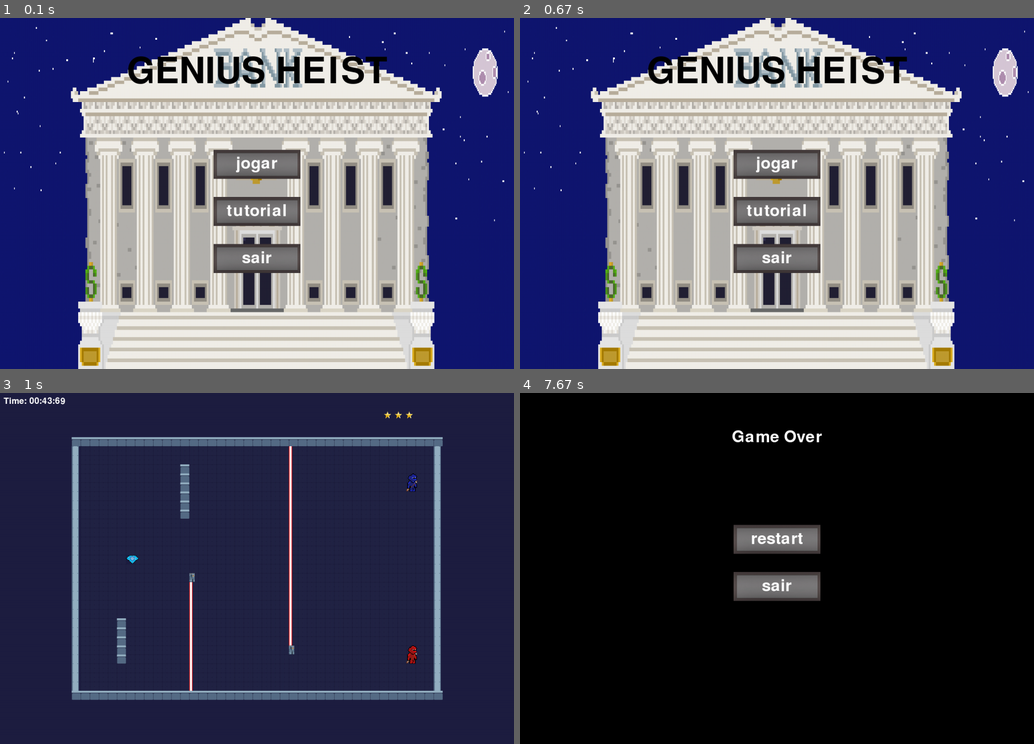
Above: before the commit, frames 1-4 (two rows, left to right).
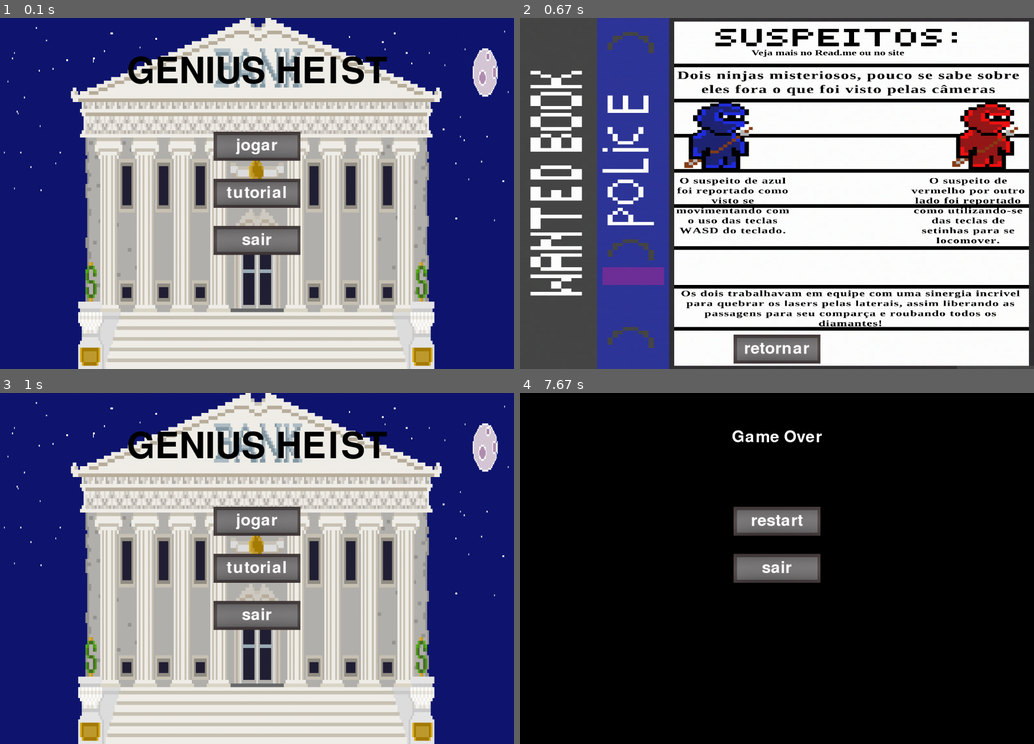
Above: after the commit, the same moments.

Repository: insper-classroom/devlife-23-1-projeto-pygame-gustavoc_sarti
Game: pygame game, started from main.py
Two runs of this game, one before a commit and one after it. Both use one fixed random seed, a clock stepped at 60 frames per second and the inputs below.
Inputs (mouse positions are in pixels of both pictures, inside the frame that each line leads up to):
- Up to frame 1 (0.1 s): no input
- Up to frame 2 (0.67 s): press the mouse at (777, 193) at 0.37 s; move the mouse to (833, 189) at 0.47 s; release the mouse at (895, 186) at 0.6 s
- Up to frame 3 (1 s): press the mouse at (257, 722) at 0.7 s; move the mouse to (277, 631) at 0.8 s; release the mouse at (292, 540) at 0.93 s
- Up to frame 4 (7.67 s): press the mouse at (777, 519) at 1.03 s; move the mouse to (684, 596) at 1.13 s; release the mouse at (597, 670) at 1.27 s; hold Right 1.33-1.8 s; move the mouse to (710, 593) at 1.37 s; hold Up 1.83-2.13 s; hold W 1.83-2.13 s; move the mouse to (972, 701) at 1.87 s; hold Right 2.17-2.63 s; hold D 2.17-2.63 s; move the mouse to (622, 463) at 2.2 s; hold Right 2.67-3.2 s; hold D 2.67-3.2 s; move the mouse to (586, 543) at 2.7 s; hold Down 3.23-3.53 s; hold S 3.23-3.53 s; move the mouse to (761, 564) at 3.27 s; hold Right 3.57-3.97 s; hold D 3.57-3.97 s; move the mouse to (915, 607) at 3.6 s; hold Up 4-4.37 s; hold W 4-4.37 s; move the mouse to (884, 522) at 4.03 s; hold Right 4.4-5.03 s; hold D 4.4-5.03 s; move the mouse to (823, 466) at 4.43 s; hold Down 5.07-5.43 s; hold S 5.07-5.43 s; move the mouse to (818, 628) at 5.1 s; hold Right 5.47-5.93 s; hold D 5.47-5.93 s; move the mouse to (771, 572) at 5.5 s; hold Right 5.97-6.43 s; hold D 5.97-6.43 s; move the mouse to (838, 600) at 6 s; hold Up 6.47-6.77 s; hold W 6.47-6.77 s; move the mouse to (602, 480) at 6.5 s; hold Right 6.8-7.27 s; hold D 6.8-7.27 s; move the mouse to (848, 589) at 6.83 s; hold Left from 7.3 s (still down); hold A from 7.3 s (still down); move the mouse to (828, 564) at 7.33 s

The runs differ from the first frame. In frame 1, 6.0% of the frame differs, in the area x 41-59%, y 32-73%; in frame 2, 88%; in frame 3, 98%, in the area x 0-100%, y 0-100%; in frame 4, 4.1%.

Commit message:
Trabalho final e pronto - ultima entrega

Diff:
--- a/functions.py
+++ b/functions.py
@@ -39,7 +39,18 @@
     y_start = (SCREEN_HEIGHT - (len(self.botoes) * (self.button_height + 20))) // 2
     botoes_criados = 0
     for i, label in enumerate(self.botoes):
-        if label in botoes_desejados:
+        #Criação de menu dedicada para o tutorial, visto que o botão deve estar em uma posição exata
+        if botoes_desejados == ['retornar']:
+            botao = self.fonte.render(label, True, (255, 255, 255))
+            text_width, text_height = botao.get_size()
+            x_button = (SCREEN_WIDTH - self.button_width) // 2
+            y_button = y_start + 690
+            x_text = (SCREEN_WIDTH - text_width) // 2
+            y_text = y_button + (self.button_height - text_height) // 2
+            self.window.blit(self.button, (x_button, y_button))
+            self.window.blit(botao, (x_text, y_text))
+            self.lista_btn_criado[label] = {'cord_x': x_button, 'cord_y': y_button}
+        elif label in botoes_desejados:
             #Cria a interface grafica dos botoes
             botoes_criados += 1
             botao = self.fonte.render(label, True, (255, 255, 255))
@@ -52,20 +63,6 @@
             self.window.blit(botao, (x_text, y_text))
             self.lista_btn_criado[label] = {'cord_x': x_button, 'cord_y': y_button}
 
-
-#Codigo da colisao com botões DO MENU
-def clique_jogar(self):
-        if (
-            self.lista_btn_criado['jogar']['cord_x'] <= self.mouse_pos[0] and
-            self.mouse_pos[0] <= self.lista_btn_criado['jogar']['cord_x'] + self.button_width and
-            self.lista_btn_criado['jogar']['cord_y'] <= self.mouse_pos[1] and
-            self.mouse_pos[1] <= self.lista_btn_criado['jogar']['cord_y'] + self.button_height
-            ):
-            self.reset()
-            pygame.mixer.music.play(-1)
-            self.atual = 1
-
-
 def clique_tutorial(self):
         if (
             self.lista_btn_criado['tutorial']['cord_x'] <= self.mouse_pos[0] and
@@ -74,15 +71,6 @@
             self.mouse_pos[1] <= self.lista_btn_criado['tutorial']['cord_y'] + self.button_height
             ):
             self.atual = 6
-
-def clique_sair(self):
-        if (
-            self.lista_btn_criado['sair']['cord_x'] <= self.mouse_pos[0] and
-            self.mouse_pos[0] <= self.lista_btn_criado['sair']['cord_x'] + self.button_width and
-            self.lista_btn_criado['sair']['cord_y'] <= self.mouse_pos[1] and
-            self.mouse_pos[1] <= self.lista_btn_criado['sair']['cord_y'] + self.button_height
-            ):
-            self.quit = True
 
 #Função do botao da tela de vitoria
 def clique_menu(self):
@@ -94,6 +82,7 @@
             ):
             self.atual = 0
 
+#Função de retornar dedicada para o game over
 def restart(self):
         if (
             self.lista_btn_criado['restart']['cord_x'] <= self.mouse_pos[0] and
@@ -104,3 +93,59 @@
             self.reset()
             pygame.mixer.music.play(-1)
             self.atual = 1
+
+#Função de retornar dedicada para o tutorial
+def clique_retornar(self):
+        if (
+            self.lista_btn_criado['retornar']['cord_x'] <= self.mouse_pos[0] and
+            self.mouse_pos[0] <= self.lista_btn_criado['retornar']['cord_x'] + self.button_width and
+            self.lista_btn_criado['retornar']['cord_y'] <= self.mouse_pos[1] and
+            self.mouse_pos[1] <= self.lista_btn_criado['retornar']['cord_y'] + self.button_height
+            ):
+            self.atual = 0
+
+#Função responsavel por todas as interações de tela e botões do menu
+def botoes_menu(self):
+    if (
+        self.lista_btn_criado['jogar']['cord_x'] <= self.mouse_pos[0] and
+        self.mouse_pos[0] <= self.lista_btn_criado['jogar']['cord_x'] + self.button_width and
+        self.lista_btn_criado['jogar']['cord_y'] <= self.mouse_pos[1] and
+        self.mouse_pos[1] <= self.lista_btn_criado['jogar']['cord_y'] + self.button_height
+        ):
+        self.reset()
+        pygame.mixer.music.play(-1)
+        self.atual = 1
+
+    elif (
+        self.lista_btn_criado['tutorial']['cord_x'] <= self.mouse_pos[0] and
+        self.mouse_pos[0] <= self.lista_btn_criado['tutorial']['cord_x'] + self.button_width and
+        self.lista_btn_criado['tutorial']['cord_y'] <= self.mouse_pos[1] and
+        self.mouse_pos[1] <= self.lista_btn_criado['tutorial']['cord_y'] + self.button_height
+        ):
+        self.atual = 6
+
+    elif (
+        self.lista_btn_criado['sair']['cord_x'] <= self.mouse_pos[0] and
+        self.mouse_pos[0] <= self.lista_btn_criado['sair']['cord_x'] + self.button_width and
+        self.lista_btn_criado['sair']['cord_y'] <= self.mouse_pos[1] and
+        self.mouse_pos[1] <= self.lista_btn_criado['sair']['cord_y'] + self.button_height
+        ):
+        self.quit = True
+
+def botoes_game_over(self):
+    if (
+        self.lista_btn_criado['restart']['cord_x'] <= self.mouse_pos[0] and
+        self.mouse_pos[0] <= self.lista_btn_criado['restart']['cord_x'] + self.button_width and
+        self.lista_btn_criado['restart']['cord_y'] <= self.mouse_pos[1] and
+        self.mouse_pos[1] <= self.lista_btn_criado['restart']['cord_y'] + self.button_height
+        ):
+        self.reset()
+        pygame.mixer.music.play(-1)
+        self.atual = 1
+    elif (
+        self.lista_btn_criado['sair']['cord_x'] <= self.mouse_pos[0] and
+        self.mouse_pos[0] <= self.lista_btn_criado['sair']['cord_x'] + self.button_width and
+        self.lista_btn_criado['sair']['cord_y'] <= self.mouse_pos[1] and
+        self.mouse_pos[1] <= self.lista_btn_criado['sair']['cord_y'] + self.button_height
+        ):
+        self.quit = True
--- a/game.py
+++ b/game.py
@@ -53,11 +53,13 @@
         self.mapa()
         self.timer = Timer(TIMER1)
 
+        #Variaveis de controle de nivel e estado de jogo
         self.defeat = False
         self.victory = False
         self.quit = False
         self.nivel = ['menu','nivel1','nivel2','nivel3', 'win_screen', 'game_over', 'tutorial']
         self.atual = 0
+
         #Start music
         pygame.mixer.music.load('assets/sounds/sounds_misc/ogg/background_music.ogg')
         pygame.mixer.music.play(-1)
@@ -82,9 +84,11 @@
         self.background = pygame.transform.scale(background,(1420,969))
         background_win = pygame.image.load('assets/images/menu/win.png')
         self.background_win = pygame.transform.scale(background_win,(1420,969))
+        background_tutorial = pygame.image.load('assets/images/menu/background_tutorial.jpg')
+        self.background_tutorial = pygame.transform.scale(background_tutorial,(1420,969))
 
         #Configura texto dos botões e menus
-        self.botoes = ['jogar','tutorial', 'restart','sair', 'MENU!']
+        self.botoes = ['jogar','tutorial', 'restart','sair', 'MENU!', 'retornar']
         self.fonte_padrao = pygame.font.get_default_font()
         self.fonte = pygame.font.Font(self.fonte_padrao, 45)
         self.fonte_titulo = pygame.font.Font(self.fonte_padrao, 100)
@@ -99,31 +103,22 @@
                 pygame.quit()
                 sys.exit()
 
-            if event.type == pygame.MOUSEBUTTONUP:
+            if event.type == pygame.MOUSEBUTTONDOWN:
                 if self.nivel[self.atual] == 'menu':
-                    functions.clique_jogar(self)
-                    functions.clique_tutorial(self)
-                    functions.clique_sair(self)
-                    #Lista deve ser constantemente resetada, para evitar conflito entre botões de mesmo nome
-                    self.lista_btn_criado = {}
+                    functions.botoes_menu(self)
 
                 elif self.nivel[self.atual] == 'game_over':
-                    functions.clique_jogar(self)
-                    functions.clique_sair(self)
-                    #Lista deve ser constantemente resetada, para evitar conflito entre botões de mesmo nome
-                    self.lista_btn_criado = {}
+                    functions.botoes_game_over(self)
 
                 elif self.nivel[self.atual] == 'win_screen':
                     functions.clique_menu(self)
-                    #Lista deve ser constantemente resetada, para evitar conflito entre botões de mesmo nome
-                    self.lista_btn_criado = {}
+
+                elif self.nivel[self.atual] == 'tutorial':
+                    functions.clique_retornar(self)
 
         functions.player_hit(self)
         functions.laser_break(self)
         functions.won(self)
-
-        if self.victory:
-            print('victory')
 
         if self.quit:
             return False
@@ -179,6 +174,7 @@
         self.mapa()
         self.defeat = False
         self.victory = False
+        self.lista_btn_criado = {}
 
 
     def desenha(self):
@@ -214,27 +210,23 @@
             functions.cria_botoes(self,SCREEN_WIDTH,SCREEN_HEIGHT,['jogar','tutorial','sair'],self.mouse_pos[0],self.mouse_pos[1])
 
         #Desenha a victory screen do jogo
-        if self.nivel[self.atual] == 'win_screen':
+        elif self.nivel[self.atual] == 'win_screen':
             self.window.blit(self.background_win, (0, 0))
-            self.window.blit(self.titulo_win, ((SCREEN_WIDTH - self.titulo_win.get_width()) / 2, 300))
+            self.window.blit(self.titulo_win, ((SCREEN_WIDTH - self.titulo_win.get_width()) / 2, 200))
             functions.cria_botoes(self,SCREEN_WIDTH,SCREEN_HEIGHT,['MENU!'],self.mouse_pos[0],self.mouse_pos[1])
 
 
         #Desenha a tela de game over do jogo
-        if self.nivel[self.atual] == 'game_over':
+        elif self.nivel[self.atual] == 'game_over':
             self.window.fill((0, 0, 0))
             self.window.blit(self.titulo_game_over, ((SCREEN_WIDTH - self.titulo_game_over.get_width()) // 2, 100))
             self.button_width, self.button_height = self.button.get_size()
             functions.cria_botoes(self,SCREEN_WIDTH,SCREEN_HEIGHT,['restart','sair'],self.mouse_pos[0],self.mouse_pos[1])
 
-                # self.resultado = self.fonte.render(f'Voce conseguiu {score} estrelas', True, (255,255,255))
-                # self.window.blit(self.resultado)
-
-        if self.nivel[self.atual] == 'tutorial':
-            self.window.fill((0, 0, 0))
-            self.window.blit(self.titulo_game_over, ((SCREEN_WIDTH - self.titulo_game_over.get_width()) // 2, 100))
-            self.button_width, self.button_height = self.button.get_size()
-            functions.cria_botoes(self,SCREEN_WIDTH,SCREEN_HEIGHT,['restart','sair'],self.mouse_pos[0],self.mouse_pos[1])
+        #O tutorial se trata do texto em uma imagem de fundo, pois sentimos que este era mais pratico e util deste modo
+        elif self.nivel[self.atual] == 'tutorial':
+            self.window.blit(self.background_tutorial, (0, 0))
+            functions.cria_botoes(self,SCREEN_WIDTH,SCREEN_HEIGHT,['retornar'],self.mouse_pos[0],self.mouse_pos[1])
 
 
 # alguns trechos da parte responsavel por resetar o game foi feita pelo GPT
@@ -246,7 +238,7 @@
                 self.player1.move(self.walls, self.guns)
                 self.player2.move(self.walls, self.guns)
                 self.desenha()
-            if self.defeat or self.timer.time() == False and self.nivel[self.atual] != 'win_screen' and self.nivel[self.atual] != 'menu' and self.nivel[self.atual] != 'game_over':
+            if self.defeat or self.timer.time() == False and self.nivel[self.atual] != 'win_screen' and self.nivel[self.atual] != 'menu' and self.nivel[self.atual] != 'game_over' and self.nivel[self.atual] != 'tutorial':
                 pygame.mixer.music.stop()
                 self.loss_sound.play()
                 self.atual = 5
--- a/gameover.py
+++ /dev/null
@@ -1,81 +0,0 @@
-from config import *
-import pygame
-
-class Gameover:
-    def __init__(self):
-        self.window = pygame.display.set_mode((SCREEN_WIDTH, SCREEN_HEIGHT))
-        self.button = pygame.image.load('assets/images/menu/button_unselected.jpg')
-        self.button = pygame.transform.scale(self.button, (240, 80))
-        self.botoes = ['restart', 'sair']
-        self.fonte_padrao = pygame.font.get_default_font()
-        self.fonte = pygame.font.Font(self.fonte_padrao, 45)
-        self.titulo = self.fonte.render('Game Over', True, (255, 255, 255))
-        self.loss_sound = pygame.mixer.Sound('assets/sounds/sounds_misc/ogg/defeat.ogg')
-        self.loss_sound.set_volume(0.1)
-        self.reset = False
-
-    def desenha_gameover(self):
-        self.window.fill((0, 0, 0))
-        self.window.blit(self.titulo, ((SCREEN_WIDTH - self.titulo.get_width()) // 2, 100))
-        self.button_width, self.button_height = self.button.get_size()
-        for i, label in enumerate(self.botoes):
-            text_surface = self.fonte.render(label, True, (255, 255, 255))
-            text_width, text_height = text_surface.get_size()
-            self.x_button = (SCREEN_WIDTH - self.button_width) // 2
-            self.y_button = 300 + (i * (self.button_height + 50))
-            y_text = self.y_button + (self.button_height - text_height) // 2
-            self.window.blit(self.button, (self.x_button, self.y_button))
-            self.window.blit(text_surface, ((SCREEN_WIDTH - text_width) // 2, y_text))
-        # self.resultado = self.fonte.render(f'Voce conseguiu {score} estrelas', True, (255,255,255))
-        # self.window.blit(self.resultado)
-        pygame.display.update()
-
-    def clique_jogar_novamente(self):
-        self.x_button = (SCREEN_WIDTH - self.button_width) // 2
-        self.y_button = (SCREEN_HEIGHT - (len(self.botoes) * (self.button_height + 50))) // 2
-        if (
-            self.x_button <= self.mouse_pos[0] and
-            self.mouse_pos[0] <= self.x_button + self.button_width and
-            self.y_button <= self.mouse_pos[1] and
-            self.mouse_pos[1] <= self.y_button + self.button_height
-            ):
-                return True
-        else:
-                return False
-
-    def clique_sair(self):
-        self.x_button = (SCREEN_WIDTH - self.button_width) // 2
-        self.y_button = (SCREEN_HEIGHT - (len(self.botoes) * (self.button_height + 50))) // 2 + self.button_height + 50
-        if (
-            self.x_button <= self.mouse_pos[0] and
-            self.mouse_pos[0] <= self.x_button + self.button_width and
-            self.y_button <= self.mouse_pos[1] and
-            self.mouse_pos[1] <= self.y_button + self.button_height
-            ):
-                return True
-        else:
-                return False
-
-    def atualiza_estado(self):
-        self.mouse_pos = pygame.mouse.get_pos()
-        self.desenha_gameover()
-        for event in pygame.event.get():
-            if event.type == pygame.QUIT:
-                pygame.quit()
-                exit()
-            if event.type == pygame.MOUSEBUTTONDOWN and event.button == 1:
-                if self.clique_jogar_novamente():
-                    self.reset = True
-                if self.clique_sair():
-                    pygame.quit()
-                    exit()
-        return True
-
-    def start(self):
-        pygame.mixer.music.stop()
-        self.loss_sound.play()
-        while self.atualiza_estado():
-            if self.reset == True:
-                 self.reset = False
-                 break
-            self.desenha_gameover()
--- a/win.py
+++ /dev/null
@@ -1,65 +0,0 @@
-from config import *
-import pygame
-
-class Win:
-    def __init__(self):
-        pygame.init()
-        self.window = pygame.display.set_mode((SCREEN_WIDTH, SCREEN_HEIGHT))
-        self.button = pygame.image.load('assets/images/menu/button_selected.jpg')
-        self.button = pygame.transform.scale(self.button, (240, 80))
-        self.botoes = ['MENU!']
-        self.fonte_padrao = pygame.font.get_default_font()
-        self.fonte = pygame.font.Font(self.fonte_padrao, 45)
-        self.titulo = self.fonte.render('Você Escapou!', True, (0, 0, 0))
-        #Configura a imagem de fundo
-        background = pygame.image.load('assets/images/menu/win.png')
-        self.background = pygame.transform.scale(background,(1420,969))
-
-        self.win_sound = pygame.mixer.Sound('assets/sounds/sounds_misc/ogg/victory_music.ogg')
-        self.win_sound.set_volume(0.1)
-        self.menu = False
-
-
-    def desenha_win(self):
-        self.window.blit(self.background, (0, 0))
-        self.window.blit(self.titulo, ((SCREEN_WIDTH - self.titulo.get_width()) // 2, 100))
-        self.button_width, self.button_height = self.button.get_size()
-        for i, label in enumerate(self.botoes):
-            text_surface = self.fonte.render(label, True, (255, 255, 255))
-            text_width, text_height = text_surface.get_size()
-            self.x_button = (SCREEN_WIDTH - self.button_width) // 2
-            self.y_button = 300 + (self.button_height + 50)
-            y_text = self.y_button + (self.button_height - text_height) // 2
-            self.window.blit(self.button, (self.x_button, self.y_button))
-            self.window.blit(text_surface, ((SCREEN_WIDTH - text_width) // 2, y_text))
-        # self.resultado = self.fonte.render(f'Voce conseguiu {score} estrelas', True, (255,255,255))
-        # self.window.blit(self.resultado)
-        pygame.display.update()
-
-    def clique_sair(self):
-        if (
-            self.x_button <= self.mouse_pos[0] and
-            self.mouse_pos[0] <= self.x_button + self.button_width and
-            self.y_button <= self.mouse_pos[1] and
-            self.mouse_pos[1] <= self.y_button + self.button_height
-            ):
-                return True
-
-    def atualiza_estado(self):
-        self.mouse_pos = pygame.mouse.get_pos()
-        for event in pygame.event.get():
-            if event.type == pygame.QUIT:
-                pygame.quit()
-                exit()
-            if event.type == pygame.MOUSEBUTTONDOWN and event.button == 1:
-                if self.clique_sair():
-                    self.menu = True
-        return True
-
-    def start(self):
-        pygame.mixer.music.stop()
-        self.win_sound.play()
-        while self.atualiza_estado():
-            self.desenha_win()
-            if self.menu:
-                break
Binary file added: assets/images/menu/background_tutorial.jpg
Binary file added: assets/images/menu/background_tutorial.png
